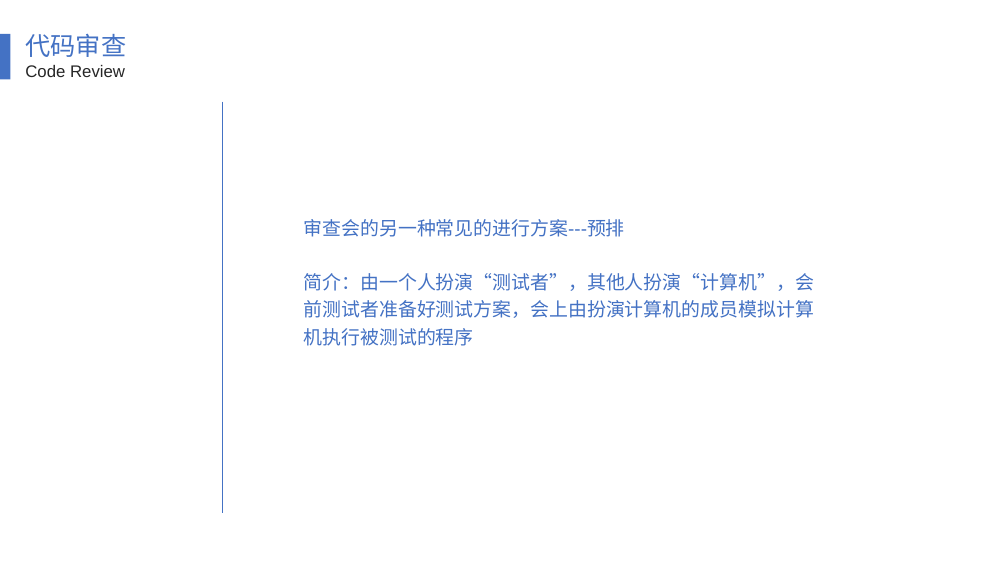
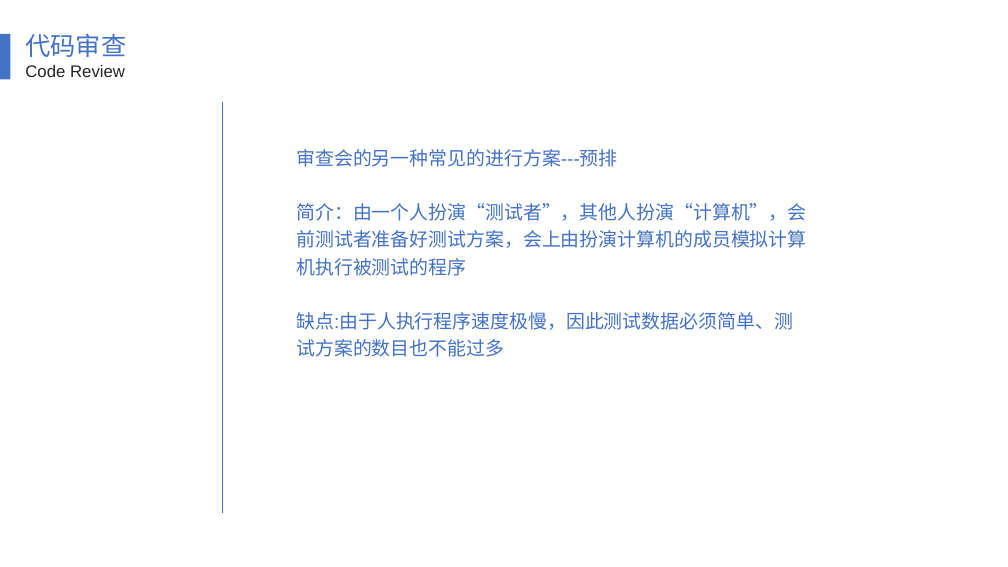
Before and after one commit to SE2018-G11/Chat-helper, a slide deck: slide 14 of 翻转课堂1.pptx (slide 22 before the commit). Drawn at 1008x567 pixels with LibreOffice and Linux fonts; fonts in the diff are those of the drawing. Boxes give left, top, right and bottom in pixels: in the first picture for what was removed or moved away, otherwise in the second. Text is boxed around its words. In the diff, an @@ line names an element or a change of style, - is before the commit and + after.

```diff
--- a/翻转课堂1.pptx
+++ b/翻转课堂1.pptx
@@ text "审查会的另一种常见的进行方案---预排": place and size @@
-text "审查会的另一种常见的进行方案---预排" at [304,219,814,346]
+text "审查会的另一种常见的进行方案---预排" at [296,149,806,357]
@@ text at [296,312,793,357]: paragraph added @@
+缺点:由于人执行程序速度极慢，因此测试数据必须简单、测试方案的数目也不能过多
```
Also in this commit, not shown: 14 other slides changed, 14 slides removed.
